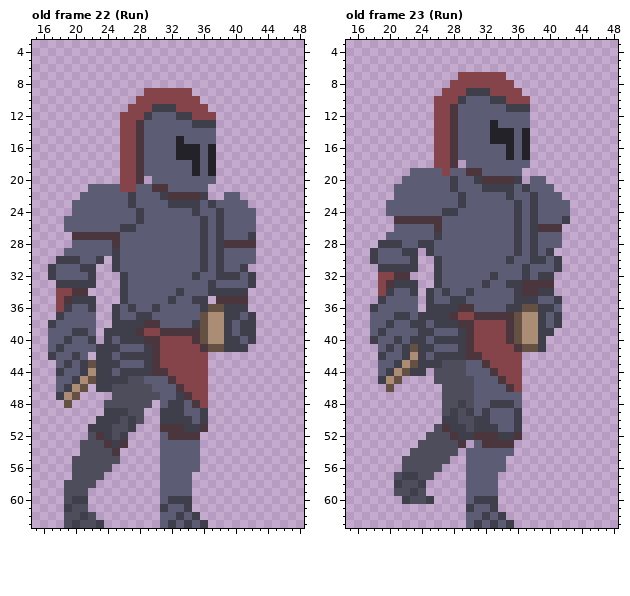
File history of a pixel-art file, Aseprite/MainCharacter.aseprite. That is the earlier state.
64x64 pixels, 42 frames. Shown: old frame 22 (Run): x 15..48, y 3..63; old frame 23 (Run): x 15..48, y 3..63. The commit also changed other frames, which this record leaves out.
The result:
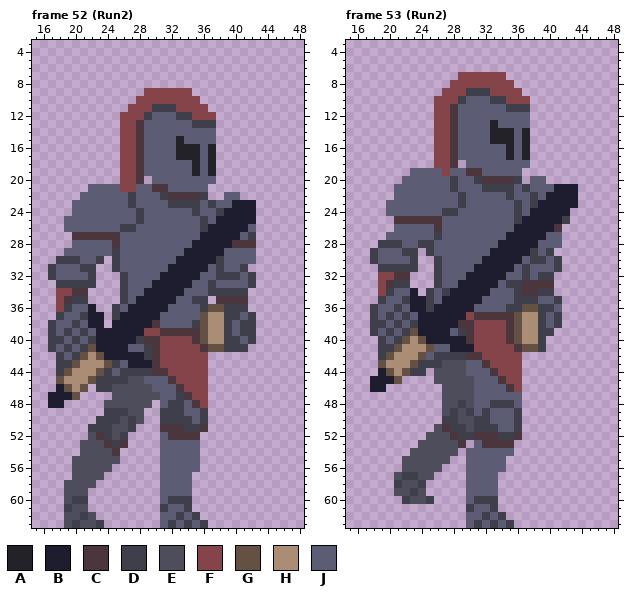
Palette (. is transparent): A #222228  B #1d1d2f  C #4a363c  D #3f3f4b  E #4d4d5c  F #85444a  G #655144  H #ab8d76  J #5c5c75
A new or re-ordered frame is compared with the old frame closest to it.
Commit message: [AnimacionesConEspada]
Difference:
frames 42 -> 57
Changed rows in their new state; - is an unchanged pixel.
Frame 52 (Run2) is new; against old frame 22 (Run), layers "Brazo Der", "Layer 1":
first column x 17:
23 -----------------------BBB
24 ----------------------BBBB
25 ---------------------BBBBB
26 --------------------BBBBB-
27 -------------------BBBBB--
28 ------------------BBBBB---
29 -----------------BBBBB----
30 ----------------BBBBB-----
31 ---------------BBBBB------
32 --------------BBBBB-------
33 -------------BBBBB--------
34 ------------BBBBB---------
35 -----.-----BBBBB----------
36 -----B----BBBBB-----------
37 ----DBB--BBBBB------------
38 ---D-BB-BBBBB-------------
39 D-DJ--BBBBBB--------------
40 DDJD--BBBBB---------------
41 DJD-DGBBBB----------------
42 .D--GHGBBBBB--------------
43 -D-GHHHG--BBB-------------
44 --GHH-G-------------------
45 -GHH----------------------
46 -BG-----------------------
47 BBB-----------------------
48 BB.-----------------------
Frame 53 (Run2) is new; against old frame 23 (Run), layers "Brazo Der", "Layer 1":
first column x 18:
21 -----------------------BBB
22 ----------------------BBBB
23 ---------------------BBBBB
24 --------------------BBBBB-
25 -------------------BBBBB--
26 ------------------BBBBB---
27 -----------------BBBBB----
28 ----------------BBBBB-----
29 ---------------BBBBB------
30 --------------BBBBB-------
31 -------------BBBBB--------
32 ------------BBBBB---------
33 -----.-----BBBBB----------
34 -----B----BBBBB-----------
35 ----DBB--BBBBB------------
36 ---D-BB-BBBBB-------------
37 D-DJ--BBBBBB--------------
38 DDJD--BBBBB---------------
39 DJD-DGBBBB----------------
40 .D--GHGBBBBB--------------
41 -D-GHHHG--BBB-------------
42 --GHH-G-------------------
43 -GHH----------------------
44 -BG-----------------------
45 BBB-----------------------
46 BB.-----------------------
Changed places in both pictures, as pixel boxes (x1, y1, x2, y2):
changed: (48, 200, 256, 408)
changed: (370, 184, 578, 392)
